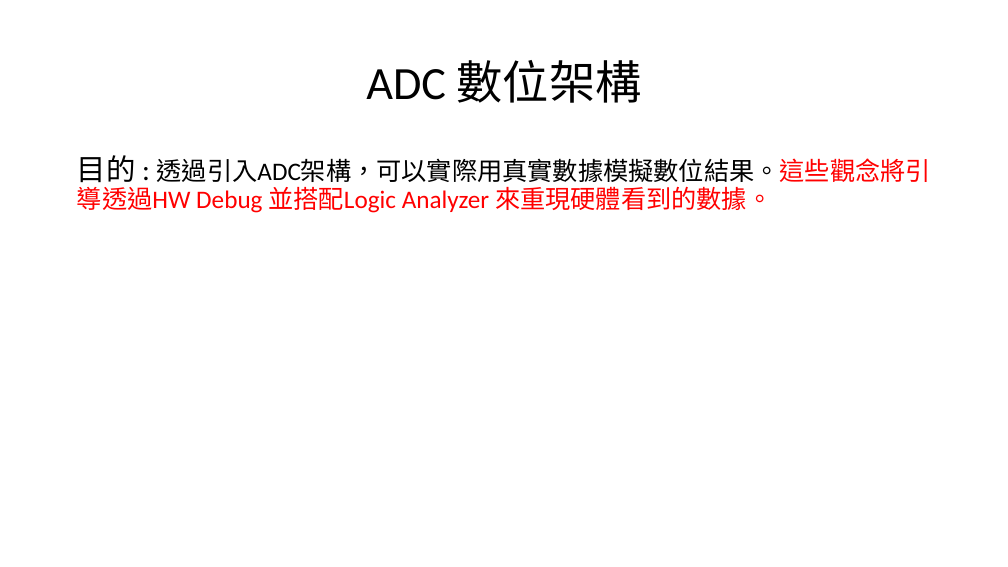
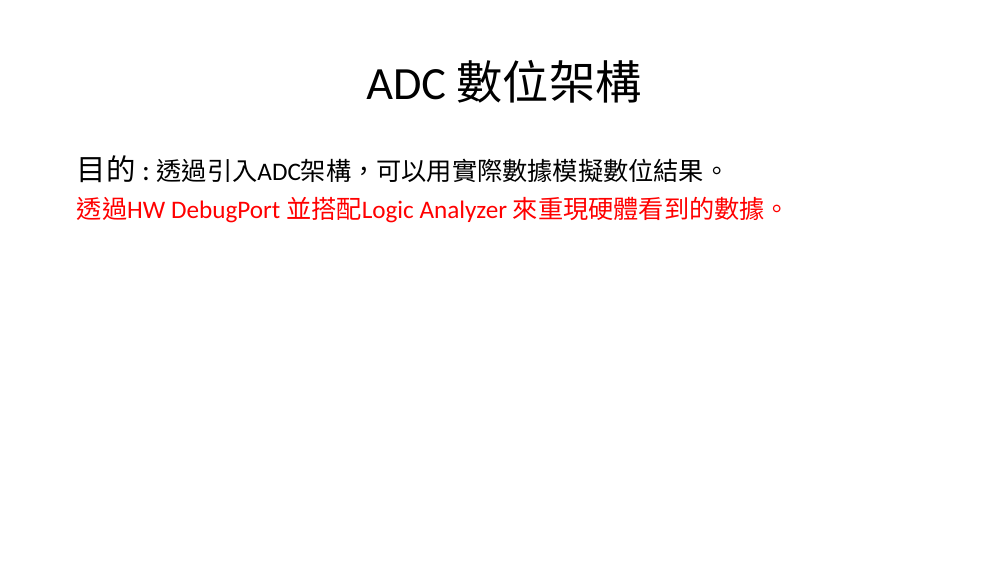
Before and after one commit to a0910281835/Summrary_PDF, a slide deck: slide 4 of Project_Summary_pdf/Project_Summary.pptx (slide 3 before the commit). Drawn at 1008x567 pixels with LibreOffice and Linux fonts; fonts in the diff are those of the drawing. Boxes give left, top, right and bottom in pixels: in the first picture for what was removed or moved away, otherwise in the second. Text is boxed around its words. In the diff, an @@ line names an element or a change of style, - is before the commit and + after.

```diff
--- a/Project_Summary_pdf/Project_Summary.pptx
+++ b/Project_Summary_pdf/Project_Summary.pptx
@@ text at (77,155,790,223): text changed @@
-目的 : 透過引入ADC架構，可以實際用真實數據模擬數位結果。這些觀念將引導透過HW Debug 並搭配Logic Analyzer 來重現硬體看到的數據。
+目的 : 透過引入ADC架構，可以用實際數據模擬數位結果。
+透過HW DebugPort 並搭配Logic Analyzer 來重現硬體看到的數據。
```
Also in this commit, not shown: 4 other slides changed, 4 slides added.
